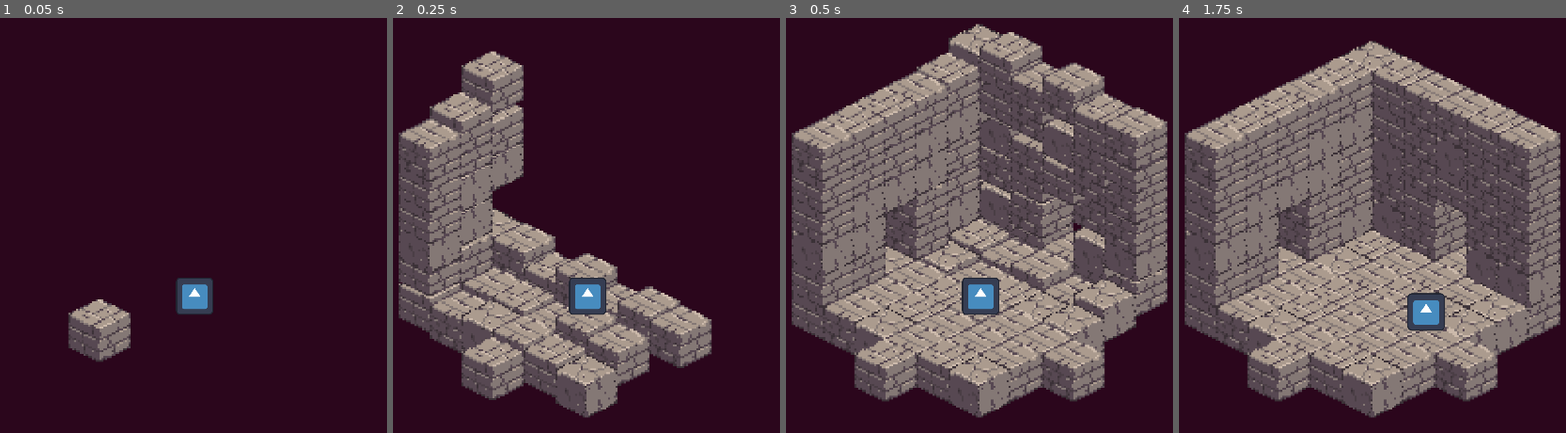
Above: before the commit, frames 1-4 (left to right).
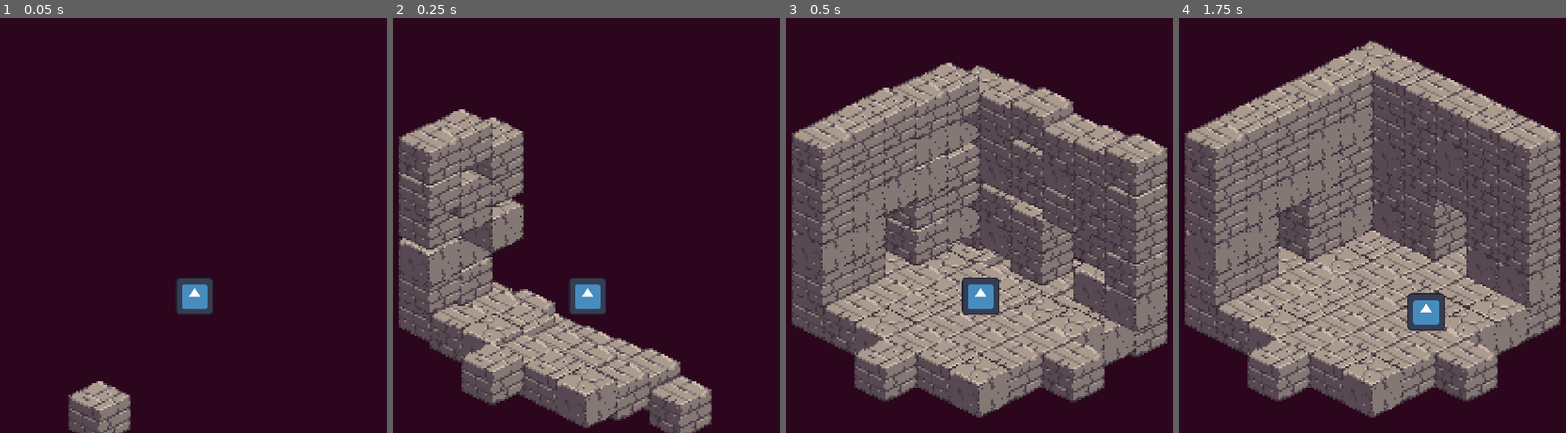
Above: after the commit, the same moments.

Repository: bitwise-aiden/godot-playground
Game: Godot game, scene res://game.tscn
Same seed, same stepped clock (60 frames per second), same inputs: the game is played once before the commit and once after it. The engine's default icon, where the game draws it, is replaced by a stand-in: a white triangle on a blue panel in a dark square.
Inputs:
- Up to frame 1 (0.05 s): no input
- Up to frame 2 (0.25 s): no input
- Up to frame 3 (0.5 s): no input
- Up to frame 4 (1.75 s): hold Right (ui_right) 0.53-1.28 s; hold Down (ui_down) from 1.28 s (still down)

The runs differ from the first frame. In frame 1, 3.6% of the frame differs, in the area x 17-34%, y 67-100%; in frame 2, 27%, in the area x 1-83%, y 7-100%; in frame 3, 25%; in frame 4, nothing differs.

Commit message:
Add more messing with z_index

Diff:
--- a/block.gd
+++ b/block.gd
@@ -1,4 +1,9 @@
 class_name Block extends Node2D
+
+
+# Public signals
+
+signal z_index_changed(value : int)
 
 
 # Private constants
@@ -27,6 +32,7 @@
 func _set(property: StringName, value: Variant) -> bool:
 	if property == "z_index":
 		__z_index.text = "%d" % value
+		z_index_changed.emit(value)
 
 	return false
 
--- a/dungeon.gd
+++ b/dungeon.gd
@@ -19,6 +19,7 @@
 	Vector3i(+1, 0, 0) : Vector2(-1.0, -1.0),
 	Vector3i(-1, 0, 0) : Vector2(+1.0, +1.0),
 	Vector3i(0, -1, 0) : Vector2(0.0, -1.0),
+	Vector3i(0, +1, 0) : Vector2(0.0, +1.0),
 }
 var __direction_scalar : Vector2
 
@@ -70,13 +71,11 @@
 		var coord : Vector2i = __block_coord(block)
 
 		if block == highest_block:
-			block.z_index = 1000
-			coord_to_y[coord] = block.z_index
+			coord_to_y[coord] = 1000
 		else:
 			var delta : Vector2i = __block_coord(highest_block) - coord
-			block.z_index = 1000 - delta.y - delta.x
-
-			coord_to_y[coord] = block.z_index
+
+			coord_to_y[coord] = 1000 - delta.y - delta.x
 
 	for layer : int in layers:
 		for block : Block in blocks_by_layer[layer]:
@@ -86,9 +85,7 @@
 			var location : Vector3i = __block_location(block)
 			var coord : Vector2i = Vector2i(location.x, location.z)
 
-			block.z_index = coord_to_y.get(coord, 0) + location.y * 2
-
-			__block_enter(block, direction)
+			__block_enter(block, Vector3i.UP, coord_to_y.get(coord, 0) + location.y * 2)
 
 		await get_tree().create_timer(0.05).timeout
 
@@ -247,8 +244,18 @@
 func __block_enter(
 	block : Block,
 	direction : Vector3i,
-) -> void:
+	z_index : int,
+) -> void:
+	__block_index(block, z_index)
 	await block.enter(__directions[direction] * __direction_scalar)
+	#block.z_index = z_index
+
+func __block_index(
+	block : Block,
+	z_index : int,
+) -> void:
+	await create_tween().tween_interval(0.2).finished
+	block.z_index = z_index
 
 
 func __block_exit(
--- a/game.gd
+++ b/game.gd
@@ -9,6 +9,7 @@
 
 var __prev_player_coord : Vector2i
 var __prev_player_position : Vector2
+var __prev_player_block : Block
 
 
 # Lifecycle methods
@@ -20,6 +21,12 @@
 	__player.set_direction_scalar(
 		__dungeon.get_diagonal_scalar()
 	)
+
+
+func __set_player_z_index(
+	value : int,
+) -> void:
+	__player.z_index = value
 
 
 func _process(
@@ -39,6 +46,11 @@
 	if player_coord == __prev_player_coord:
 		return
 
+	block.z_index_changed.connect(__set_player_z_index)
+	if __prev_player_block:
+		__prev_player_block.z_index_changed.disconnect(__set_player_z_index)
+	__prev_player_block = block
+
 	if __dungeon.is_door_block(player_coord):
 		__dungeon.spawn_room(player_coord)
 
--- a/game.tscn
+++ b/game.tscn
@@ -1,13 +1,27 @@
-[gd_scene load_steps=10 format=3 uid="uid://blcmb7qxwm3hk"]
+[gd_scene load_steps=12 format=3 uid="uid://blcmb7qxwm3hk"]
 
-[ext_resource type="PackedScene" uid="uid://dk0x2n3o8hcle" path="res://block.tscn" id="1_odc53"]
 [ext_resource type="Script" path="res://game.gd" id="1_xng4h"]
 [ext_resource type="Script" path="res://dungeon.gd" id="2_y7hv0"]
+[ext_resource type="Script" path="res://block.gd" id="3_xix68"]
+[ext_resource type="Texture2D" uid="uid://ct3avav5scc0" path="res://block_0.png" id="4_0qb7h"]
 [ext_resource type="Script" path="res://dungeon_layer.gd" id="4_eq3gc"]
 [ext_resource type="PackedScene" uid="uid://26sn8868otbf" path="res://player.tscn" id="6_5vx3i"]
 
+[sub_resource type="PackedScene" id="PackedScene_t46ne"]
+_bundled = {
+"conn_count": 0,
+"conns": PackedInt32Array(),
+"editable_instances": [],
+"names": PackedStringArray("block", "Node2D", "script", "sprite", "Sprite2D", "texture", "offset", "z_index", "Label", "visible", "z_index", "offset_left", "offset_top", "theme_override_font_sizes/font_size", "text", "horizontal_alignment", "vertical_alignment"),
+"node_count": 3,
+"node_paths": [NodePath("."), NodePath(".")],
+"nodes": PackedInt32Array(-1, -1, 1, 0, -1, 1, 2, 0, 0, 1073741824, 0, 4, 3, -1, 2, 5, 1, 6, 2, 0, 1073741825, 0, 8, 7, -1, 8, 9, 3, 10, 4, 11, 5, 12, 6, 13, 7, 14, 8, 15, 9, 16, 10, 0),
+"variants": [ExtResource("3_xix68"), ExtResource("4_0qb7h"), Vector2(0, 8), false, 10, -29.0, -17.0, 12, "-", 1, 1],
+"version": 3
+}
+
 [sub_resource type="TileSetScenesCollectionSource" id="TileSetScenesCollectionSource_f2v3a"]
-scenes/1/scene = ExtResource("1_odc53")
+scenes/1/scene = SubResource("PackedScene_t46ne")
 
 [sub_resource type="TileSet" id="TileSet_aeg28"]
 tile_shape = 1
@@ -16,7 +30,7 @@
 sources/1 = SubResource("TileSetScenesCollectionSource_f2v3a")
 
 [sub_resource type="TileSetScenesCollectionSource" id="TileSetScenesCollectionSource_xdelr"]
-scenes/1/scene = ExtResource("1_odc53")
+scenes/1/scene = SubResource("PackedScene_t46ne")
 
 [sub_resource type="TileSet" id="TileSet_tans4"]
 tile_shape = 1
--- a/project.godot
+++ b/project.godot
@@ -12,7 +12,7 @@
 
 config/name="godot-playground"
 run/main_scene="res://game.tscn"
-config/features=PackedStringArray("4.2", "Forward Plus")
+config/features=PackedStringArray("4.3")
 config/icon="res://icon.svg"
 
 [display]
